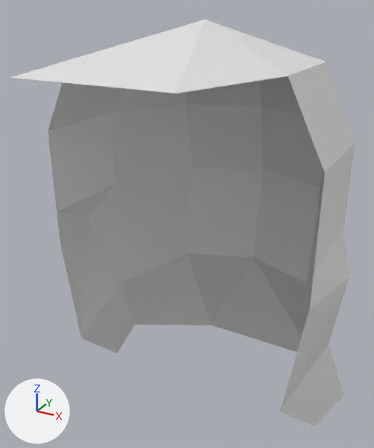
The OBJ model teardown/wwf-no-mercy/models/unlabeled/model_1500.obj as it was, and as the next commit left it.
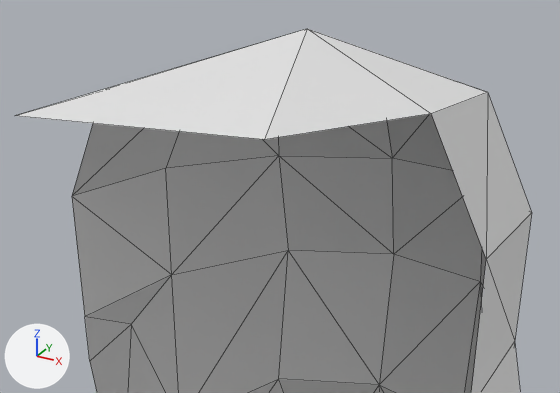
Each version appears first whole from a camera (50 mm lens) standing at (13.2, -28.0, 30.1) and looking at (-1.6, -1.1, 16.6), and next in a close-up on the part from 0% to 100% of the width and 0% to 59% of the height. The axes (+X, +Y, +Z) are drawn at lower left. The lights are the same throughout. The last two pictures show the newer version. The close-ups show mesh edges as thin lines. Where no turn or scale is listed for an object, it has been applied to the vertices. Vertices at exactly the same position are counted once.

The scene before the commit, as lines of its bpy script (objects in view):
```python
me_model_1500 = bpy.data.meshes.new('model_1500')
me_model_1500.from_pydata(...)  # 42 vertices, 63 faces; spans x -9.0..9.0, y -12.0..10.0, z 1.0..29.0
ob_model_1500 = bpy.data.objects.new('model_1500', me_model_1500)
ob_model_1500.location = (0.0, 0.0, 0.0)
```
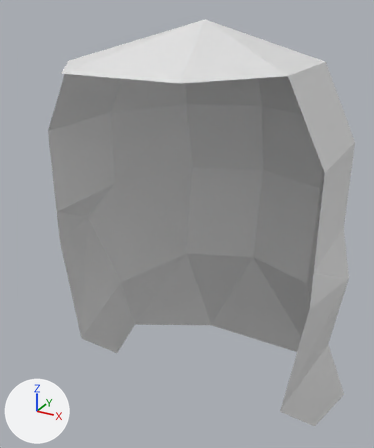
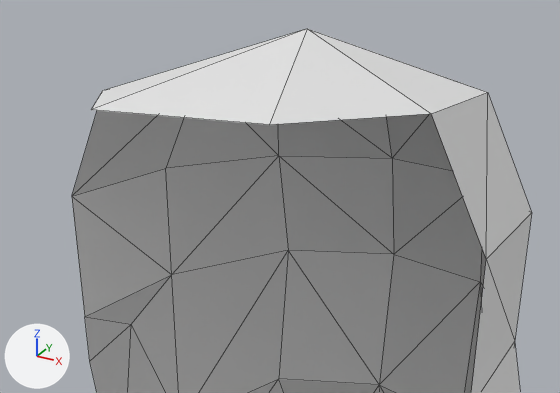
Scene script edits in JSON lines:
```json
{"block": "me_model_1500", "where": "# used by ob_model_1500"}
{"op": "remove", "block": "me_model_1500", "code": "me_model_1500.from_pydata(...)  # 42 vertices, 63 faces; spans x -9.0..9.0, y -12.0..10.0, z 1.0..29.0"}
{"op": "add", "block": "me_model_1500", "code": "me_model_1500.from_pydata(...)  # 42 vertices, 63 faces; spans x -9.0..9.0, y -10.0..10.0, z 1.0..29.0"}
{"block": "me_model_1500", "change": "me_model_1500 part 1"}
{"op": "set", "path": "me_model_1500.vertices[29].co", "old": "(4.0, -12.0, 27.0)", "new": "(3.0, -10.0, 27.0)", "note": "pixel (264, 139) -> pixel (269, 124)"}
{"op": "set", "path": "me_model_1500.vertices[30].co", "old": "(-4.0, -12.0, 27.0)", "new": "(-3.0, -10.0, 27.0)", "note": "pixel (14, 115) -> pixel (91, 109)"}
```

Changed parts and their boxes (x1, y1, x2, y2) in the close-ups (560 x 393 px; the box of a moved part takes in the faces that stretch with it):
```json
{"object": "model_1500", "change": "reshaped", "before": [16, 29, 532, 393], "after": [72, 29, 532, 393]}
{"part": 1, "of": "me_model_1500", "change": "moved or reshaped", "before": [16, 29, 431, 140], "after": [91, 29, 431, 125]}
```
